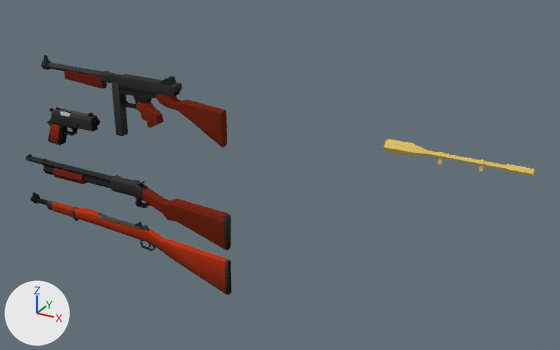
An edit to the Blender file projects/soldiers_freela.blend, drawn before and after from the same camera.
Camera for both pictures: a camera (50 mm lens) standing at (38.0, -41.3, 29.3) and looking at (13.3, 3.6, 6.9). Lighting does not change. The marker at lower left points along +X, +Y and +Z.

Script lines for the objects in view, before the commit:
```python
ob_american_soldier = bpy.data.objects.new('american_soldier', me_cube_006)
ob_american_soldier.location = (0.0, 0.0, 18.71)
ob_american_soldier.scale = (0.357, 0.357, 0.5)
ob_colt_1911_a1 = bpy.data.objects.new('colt_1911_A1', me_cube_010)
ob_colt_1911_a1.location = (-2.69, 0.0, 9.55)
ob_colt_1911_a1.rotation_euler = (0.0, 0.0, 3.142)  # degrees (0, 0, 180)
ob_colt_1911_a1.scale = (1.67, 0.411, 0.515)
ob_m1903_springfield = bpy.data.objects.new('M1903_springfield', me_cube_011)
ob_m1903_springfield.location = (-0.19, 0.0, 1.33)
ob_m1903_springfield.scale = (0.858, 0.858, 0.858)
ob_m1_thompson = bpy.data.objects.new('M1_Thompson', me_cube_012)
ob_m1_thompson.location = (4.91, 0.0, 13.32)
ob_m1_thompson.scale = (2.83, 0.368, 0.368)
ob_mira = bpy.data.objects.new('mira', me_cube_002)
ob_mira.location = (26.0, 0.0, 6.0)
ob_mira.scale = (0.858, 0.858, 0.858)
ob_nazi_soldier = bpy.data.objects.new('nazi_soldier', me_cube_004)
ob_nazi_soldier.location = (0.0, 5.0, 18.67)
ob_nazi_soldier.scale = (0.357, 0.357, 0.5)
ob_winchester_1897 = bpy.data.objects.new('winchester_1897', me_cube_021)
ob_winchester_1897.location = (1.94, 0.0, 4.95)
ob_winchester_1897.scale = (1.07, 0.411, 0.555)
# me_cube_012
# before: 31 (-1.46, -1.0, -0.23) at pixel (100, 79), 32 (-1.46, 1.0, -0.23), 42 (-1.46, -1.0, 0.8) at pixel (99, 74), 43 (-1.46, -0.8, 1.0) at pixel (100, 72), 44 (-1.46, 0.8, 1.0) at pixel (105, 70)
# before: 45 (-1.46, 1.0, 0.8) at pixel (106, 71), 46 (-1.46, -0.8, -0.74) at pixel (101, 81), 47 (-1.46, -1.0, -0.54) at pixel (100, 80), 48 (-1.46, 1.0, -0.54), 49 (-1.46, 0.8, -0.74)
```
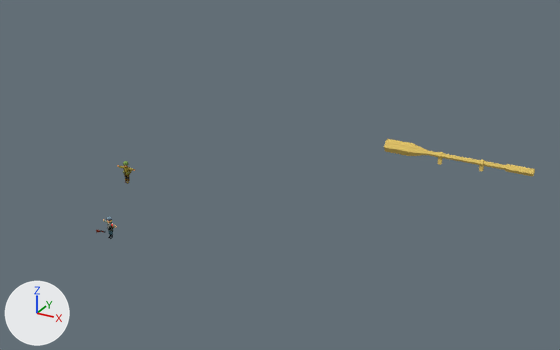
Where the change shows, as pixel boxes (x1, y1, x2, y2) in the pictures (560 x 350 px; the box of a moved part takes in the faces that stretch with it):
'M1_Thompson', hidden: before (41, 55, 227, 148)
'winchester_1897', reshaped, moved, turned, rescaled: before (26, 154, 231, 250); after (96, 230, 105, 233)
'M1903_springfield', hidden (red): before (30, 192, 232, 295)
'colt_1911_A1', hidden (black): before (47, 107, 100, 145)
'american_soldier', shown: after (117, 161, 135, 184)
'nazi_soldier', shown: after (103, 217, 117, 239)
part 1 of me_cube_012, moved or reshaped (not visible afterwards): before (41, 55, 103, 77)
part 2 of me_cube_012, moved or reshaped (not visible afterwards): before (64, 70, 107, 89)
part 3 of me_cube_012, moved or reshaped (not visible afterwards): before (100, 71, 109, 82)
part 4 of me_cube_012, moved or reshaped (not visible afterwards): before (183, 100, 227, 148)
part 5 of me_cube_021, moved or reshaped (not visible afterwards): before (142, 188, 231, 250)
part 6 of me_cube_021, moved or reshaped (not visible afterwards): before (44, 164, 111, 188)

The change, as a diff of the scene's bpy script:
```diff
--- a/projects/soldiers_freela.blend.py
+++ b/projects/soldiers_freela.blend.py
@@ me_cube_012 @@
 # used by ob_m1_thompson; location = (4.91, 0.0, 13.32); scale = (2.83, 0.368, 0.368)
-me_cube_012.from_pydata(...)  # 359 vertices, 298 faces; spans x -3.48..2.14, y -1.0..1.64, z -11.39..2.34
+me_cube_012.from_pydata(...)  # 359 vertices, 298 faces; spans x -3.89..1.99, y -1.0..1.64, z -11.39..2.34
+# me_cube_012 part 1: the loose piece of 54 vertices spanning x -3.48..-1.43, y -0.96..0.96, z -0.46..2.34 is moved by (-0.41, 0.0, 0.0)
+# me_cube_012 part 2: the loose piece of 22 vertices spanning x -2.7..-1.46, y -0.77..0.77, z -2.36..0.15 is moved by (-0.41, 0.0, 0.0)
+# me_cube_012 part 3
+for i in [31, 32, *range(42, 50)]: me_cube_012.vertices[i].co += Vector((-0.41, 0.0, 0.0))
+# me_cube_012 part 4: 8 of 359 vertices moved; they spanned x 2.14, y -0.94..0.94, z -9.38..-2.51 and now span x 1.98..1.99, y -0.94..0.94, z -8.7..-2.41; mean shift (-0.16, 0.0, 0.38); largest move (2.14, 0.77, -9.38) -> (1.99, 0.77, -8.7)
 me_cube_012.materials.append(mat_thompson_material)
@@ me_cube_021 @@
 # used by ob_winchester_1897; location = (1.94, 0.0, 4.95); scale = (1.07, 0.411, 0.555)
-me_cube_021.from_pydata(...)  # 325 vertices, 257 faces, 1 loose edge; spans x -9.5..8.6, y -1.1..1.1, z -5.5..1.3
+me_cube_021.from_pydata(...)  # 327 vertices, 250 faces, 2 loose edges; spans x -9.5..9.6, y -1.1..1.1, z -5.5..1.3
+# me_cube_021 part 5: 48 vertices moved from x 3.3..8.6, y -1.0..1.0, z -5.5..-0.3 to x 3.7..9.6, y -1.0..1.0, z -5.5..-0.3
+# me_cube_021 part 6: 1 vertex moved from x -3.8, y 0.1, z -0.2 to x -3.1, y 0.1, z -0.2; 31 vertices removed from x -6.6..-3.8, y -1.1..1.1, z -1.2..0.2; 15 vertices added at x -5.0..-3.1, y -0.8..0.8, z -1.1..0.2
 me_cube_021.materials.append(mat_winchester_material)
@@ ob_american_soldier @@
 ob_american_soldier = bpy.data.objects.new('american_soldier', me_cube_006)
-ob_american_soldier.location = (0.0, 0.0, 18.71)
-ob_american_soldier.scale = (0.357, 0.357, 0.5)
-ob_american_soldier.hide_set(True)  # its collection is switched off
+ob_american_soldier.location = (0.0, 2.49, 3.81)
+ob_american_soldier.scale = (0.058, 0.058, 0.0813)
@@ ob_nazi_soldier @@
 ob_nazi_soldier = bpy.data.objects.new('nazi_soldier', me_cube_004)
-ob_nazi_soldier.location = (0.0, 5.0, 18.67)
-ob_nazi_soldier.scale = (0.357, 0.357, 0.5)
-ob_nazi_soldier.hide_set(True)  # its collection is switched off
+ob_nazi_soldier.location = (0.0, 0.0, 0.0)
+ob_nazi_soldier.rotation_euler = (0.0, 0.0, -0.248)  # degrees (0, 0, -14)
+ob_nazi_soldier.scale = (0.0583, 0.0583, 0.0817)
@@ ob_colt_1911_a1 @@
 ob_colt_1911_a1 = bpy.data.objects.new('colt_1911_A1', me_cube_010)
-ob_colt_1911_a1.location = (-2.69, 0.0, 9.55)
-ob_colt_1911_a1.rotation_euler = (0.0, 0.0, 3.142)  # degrees (0, 0, 180)
-ob_colt_1911_a1.scale = (1.67, 0.411, 0.515)
+ob_colt_1911_a1.location = (0.04, -0.69, 1.33)
+ob_colt_1911_a1.rotation_euler = (0.0, 0.0, 1.565)  # degrees (0, 0, 90)
+ob_colt_1911_a1.scale = (0.0995, 0.0245, 0.0307)
+ob_colt_1911_a1.hide_set(True)
@@ ob_m1_thompson @@
 ob_m1_thompson = bpy.data.objects.new('M1_Thompson', me_cube_012)
-ob_m1_thompson.location = (4.91, 0.0, 13.32)
-ob_m1_thompson.scale = (2.83, 0.368, 0.368)
+ob_m1_thompson.location = (-0.27, 0.0, 2.77)
+ob_m1_thompson.rotation_euler = (0.0, 0.0, -3.142)  # degrees (0, 0, -180)
+ob_m1_thompson.scale = (0.147, 0.0192, 0.0192)
+ob_m1_thompson.hide_set(True)
@@ ob_winchester_1897 @@
 ob_winchester_1897 = bpy.data.objects.new('winchester_1897', me_cube_021)
-ob_winchester_1897.location = (1.94, 0.0, 4.95)
-ob_winchester_1897.scale = (1.07, 0.411, 0.555)
+ob_winchester_1897.location = (0.05, -1.12, 1.14)
+ob_winchester_1897.rotation_euler = (0.0, 0.0, -3.142)  # degrees (0, 0, -180)
+ob_winchester_1897.scale = (0.0515, 0.0393, 0.053)
@@ ob_m1903_springfield @@
 ob_m1903_springfield = bpy.data.objects.new('M1903_springfield', me_cube_011)
-ob_m1903_springfield.location = (-0.19, 0.0, 1.33)
-ob_m1903_springfield.scale = (0.858, 0.858, 0.858)
+ob_m1903_springfield.location = (-0.17, 0.0, 3.04)
+ob_m1903_springfield.rotation_euler = (0.0, 0.0, -3.142)  # degrees (0, 0, -180)
+ob_m1903_springfield.scale = (0.0448, 0.0448, 0.0448)
+ob_m1903_springfield.hide_set(True)
```
